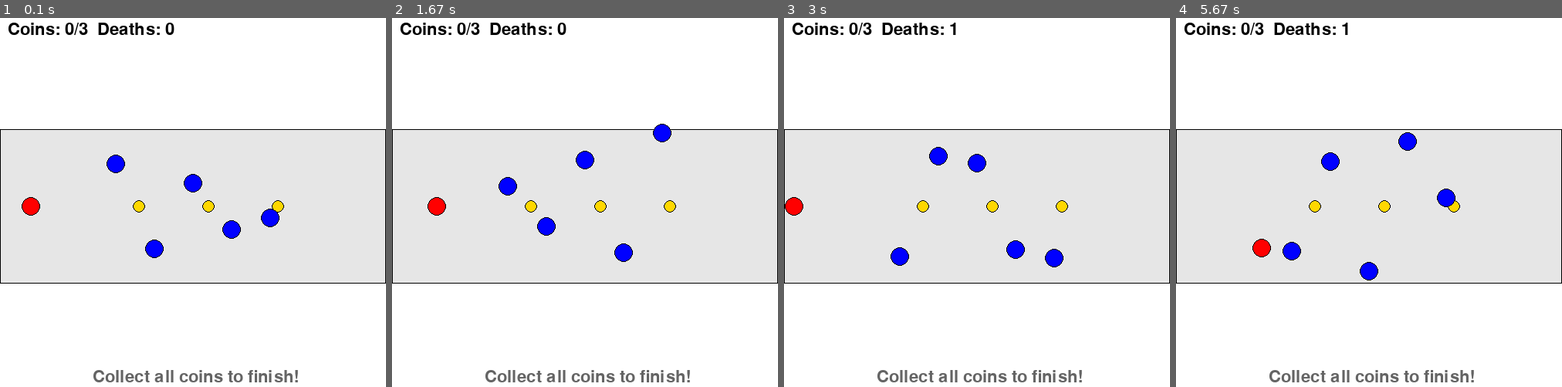
Above: before the commit, frames 1-4 (left to right).
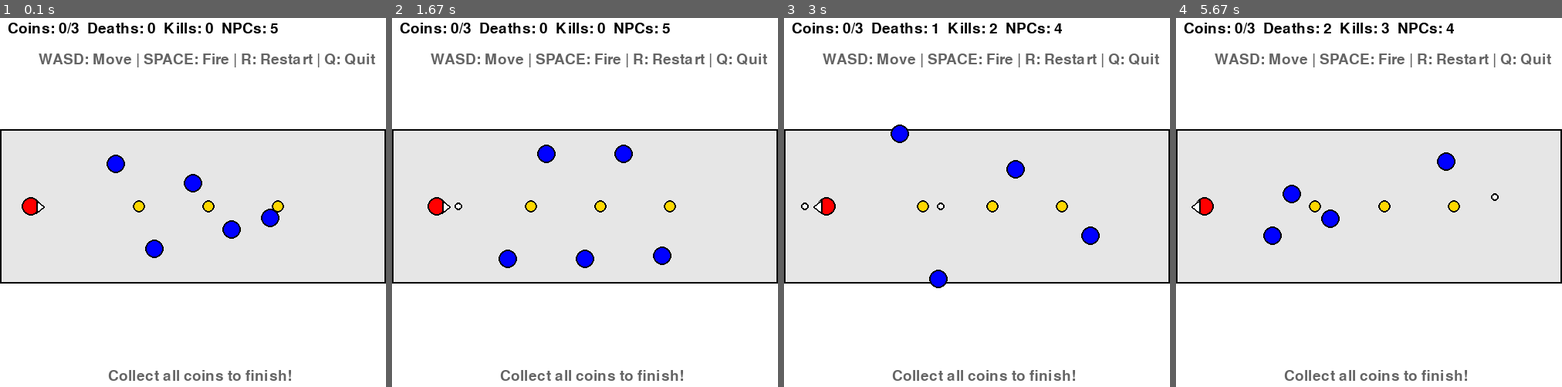
Above: after the commit, the same moments.

Repository: khawtomkung/GameV1
Game: pygame game, started from game_iter_0.py
The game is run twice, just before and just after one commit, with the same random seed, the same clock (stepped at 60 frames per second) and the same inputs.
Inputs:
- Up to frame 1 (0.1 s): no input
- Up to frame 2 (1.67 s): hold Space 0.33-0.8 s; hold Right 0.33-0.8 s; tap R at 0.83 s; tap A at 1.17 s; hold Right from 1.5 s (still down); tap Space at 1.57 s
- Up to frame 3 (3 s): tap Space at 1.87, 2.07, 2.4, 2.7, 2.9 s; release Right at 1.97 s; hold Up 2-2.3 s; hold Right 2.33-2.8 s; hold Left from 2.83 s (still down)
- Up to frame 4 (5.67 s): tap Space at 3.2, 3.47, 3.8, 4.1, 4.23, 4.63, 4.93, 5.3 s; release Left at 3.37 s; hold Down 3.4-3.7 s; hold Left 3.73-4.13 s; hold Up 4.17-4.53 s; hold Right 4.57-5.2 s; hold Down 5.23-5.6 s; hold Left from 5.63 s (still down)

The runs differ from the first frame. In frame 1, 4.2% of the frame differs, in the area x 0-100%, y 1-99%; in frame 2, 5.9%; in frame 3, 6.0%; in frame 4, 6.0%.

Commit message:
classwork Fay Focus North Team

Diff:
--- /dev/null
+++ b/bullet.py
@@ -0,0 +1,34 @@
+class Bullet:
+    def __init__(self, x, y, direction, speed=8, radius=5):
+        self.x = x
+        self.y = y
+        self.radius = radius
+        self.active = True
+
+        # กำหนดความเร็วตามทิศทาง
+        self.vx = 0
+        self.vy = 0
+        if direction == "up":
+            self.vy = -speed
+        elif direction == "down":
+            self.vy = speed
+        elif direction == "left":
+            self.vx = -speed
+        elif direction == "right":
+            self.vx = speed
+
+    def move(self):
+        self.x += self.vx
+        self.y += self.vy
+
+    def is_out_of_bounds(self, game_field):
+        return (self.x < game_field.x_min - 50 or
+                self.x > game_field.x_max + 50 or
+                self.y < game_field.y_min - 50 or
+                self.y > game_field.y_max + 50)
+
+    def check_collision(self, other_x, other_y, other_radius):
+        dx = self.x - other_x
+        dy = self.y - other_y
+        distance = (dx ** 2 + dy ** 2) ** 0.5
+        return distance < (self.radius + other_radius)
--- a/game_iter_0.py
+++ b/game_iter_0.py
@@ -1,16 +1,19 @@
 import time
+import random
 import pygame
 from coin import Coin
+from bullet import Bullet
 
 
 class PygameInputController:
     def __init__(self):
-        pass
+        self.fire_pressed_last = False
 
     def get_pressed_keys(self):
         keys = pygame.key.get_pressed()
         pressed = set()
 
+        # Movement
         if keys[pygame.K_a] or keys[pygame.K_LEFT]:
             pressed.add("a")
         if keys[pygame.K_d] or keys[pygame.K_RIGHT]:
@@ -19,10 +22,20 @@
             pressed.add("w")
         if keys[pygame.K_s] or keys[pygame.K_DOWN]:
             pressed.add("s")
+
+        # Other controls
         if keys[pygame.K_q]:
             pressed.add("q")
         if keys[pygame.K_r]:
             pressed.add("r")
+
+        # Fire (Space)
+        if keys[pygame.K_SPACE]:
+            if not self.fire_pressed_last:
+                pressed.add("fire")
+            self.fire_pressed_last = True
+        else:
+            self.fire_pressed_last = False
 
         return pressed
 
@@ -48,8 +61,19 @@
         self.speed_x = speed_x
         self.speed_y = speed_y
         self.radius = radius
+        self.direction = "right"  # up, down, left, right
 
     def move(self, left, right, up, down, game_field):
+        # update durection
+        if up:
+            self.direction = "up"
+        if down:
+            self.direction = "down"
+        if left:
+            self.direction = "left"
+        if right:
+            self.direction = "right"
+
         self.x += self.speed_x * right - self.speed_x * left
         self.y += self.speed_y * down - self.speed_y * up
         self.x, self.y, _, _ = game_field.clamp(self.x, self.y)
@@ -57,12 +81,16 @@
     def reset(self):
         self.x = self.start_x
         self.y = self.start_y
+        self.direction = "right"
 
     def check_collision(self, other_x, other_y, other_radius):
         dx = self.x - other_x
         dy = self.y - other_y
         distance = (dx ** 2 + dy ** 2) ** 0.5
         return distance < (self.radius + other_radius)
+
+    def fire(self):
+        return Bullet(self.x, self.y, self.direction)
 
 
 class NPC:
@@ -72,6 +100,7 @@
         self.speed_x = speed_x
         self.speed_y = speed_y
         self.radius = radius
+        self.active = True
 
     def move(self, game_field):
         self.x += self.speed_x
@@ -84,19 +113,51 @@
             self.speed_y = -self.speed_y
 
 
-# === Level Configuration ===
+class NPCSpawner:
+    def __init__(self, game_field, spawn_interval=120, max_npcs=10):
+        self.game_field = game_field
+        self.spawn_interval = spawn_interval  # frames between spawns
+        self.max_npcs = max_npcs
+        self.frame_counter = 0
+
+    def update(self, npcs):
+        self.frame_counter += 1
+
+        # Spawn NPC < max_npcs
+        if self.frame_counter >= self.spawn_interval and len(npcs) < self.max_npcs:
+            self.frame_counter = 0
+            new_npc = self.spawn_random_npc()
+            npcs.append(new_npc)
+
+    def spawn_random_npc(self):
+        x = random.randint(int(self.game_field.x_min + 100),
+                           int(self.game_field.x_max - 100))
+        y = random.randint(int(self.game_field.y_min + 30),
+                           int(self.game_field.y_max - 30))
+
+        # Random speed
+        if random.choice([True, False]):
+            speed_x = 0
+            speed_y = random.choice([-3, -2, 2, 3])
+        else:
+            speed_x = random.choice([-3, -2, 2, 3])
+            speed_y = 0
+
+        return NPC(x, y, speed_x, speed_y)
+
+
 class Level:
     def __init__(self, start_zone, end_zone, npcs, coins, player_start):
-        self.start_zone = start_zone  # (x, y, width, height)
-        self.end_zone = end_zone      # (x, y, width, height)
+        self.start_zone = start_zone
+        self.end_zone = end_zone
         self.npcs = npcs
         self.coins = coins
         self.player_start = player_start
 
 
 def create_level_1():
-    start_zone = (0, 150, 80, 200)      # left
-    end_zone = (420, 150, 80, 200)      # right
+    start_zone = (0, 150, 80, 200)
+    end_zone = (420, 150, 80, 200)
     player_start = (40, 250)
 
     # create 5 NPCs move up-down
@@ -117,6 +178,7 @@
 
     return Level(start_zone, end_zone, npcs, coins, player_start)
 
+
 def create_level_2():
     pass
 
@@ -134,20 +196,30 @@
         self.player = Player(px, py)
 
         # NPCs and Coins from level
-        self.npcs = level.npcs
+        self.npcs = level.npcs.copy()
         self.coins = level.coins
+
+        # Bullets
+        self.bullets = []
+
+        # NPC Spawner (spawn 1 npc : 2 sec, max 15)
+        self.spawner = NPCSpawner(
+            game_field, spawn_interval=fps * 2, max_npcs=15)
 
         # Game state
         self.points = 0
         self.deaths = 0
+        self.kills = 0
         self.level_complete = False
 
     def check_in_zone(self, x, y, zone):
-        """check if the player is in the zone"""
         zx, zy, zw, zh = zone
         return zx <= x <= zx + zw and zy <= y <= zy + zh
 
     def update_state(self, pressed_keys):
+        # NPC Spawner
+        self.spawner.update(self.npcs)
+
         # Move NPCs
         for npc in self.npcs:
             npc.move(self.game_field)
@@ -161,45 +233,80 @@
             self.game_field
         )
 
-        # Check collision with NPCs (if not in the safe zone)
-        in_start = self.check_in_zone(self.player.x, self.player.y, self.level.start_zone)
-        in_end = self.check_in_zone(self.player.x, self.player.y, self.level.end_zone)
+        # Fire Bullet
+        if "fire" in pressed_keys:
+            self.bullets.append(self.player.fire())
+
+        # Move Bullets
+        for bullet in self.bullets:
+            bullet.move()
+
+        # Bullet vs NPC Collision
+        for bullet in self.bullets:
+            if not bullet.active:
+                continue
+            for npc in self.npcs:
+                if not npc.active:
+                    continue
+                if bullet.check_collision(npc.x, npc.y, npc.radius):
+                    bullet.active = False
+                    npc.active = False
+                    self.kills += 1
+
+        # Remove inactive NPCs
+        self.npcs = [npc for npc in self.npcs if npc.active]
+
+        # Remove bullets (out of bounds or inactive)
+        self.bullets = [
+            b for b in self.bullets if b.active and not b.is_out_of_bounds(self.game_field)]
+
+        # Player vs NPC Collision
+        in_start = self.check_in_zone(
+            self.player.x, self.player.y, self.level.start_zone)
+        in_end = self.check_in_zone(
+            self.player.x, self.player.y, self.level.end_zone)
 
         if not in_start and not in_end:
             for npc in self.npcs:
                 if self.player.check_collision(npc.x, npc.y, npc.radius):
                     self.player.reset()
                     self.deaths += 1
-                    # Reset coins when die
                     for coin in self.coins:
                         coin.collected = False
                     self.points = 0
                     break
 
-        # Check collision with Coins
+        # Coin Collection
         for coin in self.coins:
             if not coin.collected and coin.check_collision(self.player.x, self.player.y, self.player.radius):
                 coin.collected = True
                 self.points += 1
 
-        # Check win condition
+        # Win Condition
         total_coins = len(self.coins)
         if in_end and self.points >= total_coins:
             self.level_complete = True
 
-        # Quit
+        # Controls
         if "q" in pressed_keys:
             self.running = False
-
-        # Restart
         if "r" in pressed_keys:
             self.restart_level()
 
     def restart_level(self):
         self.player.reset()
         self.points = 0
+        self.bullets.clear()
         for coin in self.coins:
             coin.collected = False
+        # Reset NPCs to original
+        self.npcs = [
+            NPC(150, 180, speed_x=0, speed_y=3),
+            NPC(200, 320, speed_x=0, speed_y=-3),
+            NPC(250, 200, speed_x=0, speed_y=4),
+            NPC(300, 300, speed_x=0, speed_y=-4),
+            NPC(350, 250, speed_x=0, speed_y=3),
+        ]
 
     def render_state(self):
         self.graph_engine.start_frame()
@@ -214,18 +321,25 @@
         # Render Coins
         for coin in self.coins:
             if not coin.collected:
-                self.graph_engine.render_circle(coin.x, coin.y, coin.radius, "yellow")
+                self.graph_engine.render_circle(
+                    coin.x, coin.y, coin.radius, "yellow")
+
+        # Render Bullets
+        for bullet in self.bullets:
+            self.graph_engine.render_circle(
+                bullet.x, bullet.y, bullet.radius, "white")
 
         # Render NPCs
         for npc in self.npcs:
             self.graph_engine.render_circle(npc.x, npc.y, npc.radius, "blue")
 
-        # Render Player
-        self.graph_engine.render_circle(self.player.x, self.player.y, self.player.radius, "red")
+        # Render Player (พร้อมทิศทาง)
+        self.graph_engine.render_player(self.player)
 
         # Render UI
         total_coins = len(self.coins)
-        self.graph_engine.render_ui(self.points, total_coins, self.deaths, self.level_complete)
+        self.graph_engine.render_ui(self.points, total_coins, self.deaths, self.kills,
+                                    len(self.npcs), self.level_complete)
 
         self.graph_engine.show_frame()
 
@@ -246,10 +360,10 @@
         self.screen = pygame.display.set_mode((width, height))
         pygame.display.set_caption("The World's Hardest Game - Level 1")
         self.clock = pygame.time.Clock()
-        self.font = pygame.font.Font(None, 32)
+        self.font = pygame.font.Font(None, 28)
 
     def start_frame(self):
-        self.screen.fill((255, 255, 255))  # white background
+        self.screen.fill((255, 255, 255))
         for event in pygame.event.get():
             if event.type == pygame.QUIT:
                 pygame.quit()
@@ -261,47 +375,77 @@
     def render_zone(self, zone, color):
         colors = {"green": (144, 238, 144), "red": (255, 100, 100)}
         x, y, w, h = zone
-        pygame.draw.rect(self.screen, colors.get(color, (200, 200, 200)), (x, y, w, h))
+        pygame.draw.rect(self.screen, colors.get(
+            color, (200, 200, 200)), (x, y, w, h))
 
     def render_play_area(self, game_field):
-        # player area
         rect = (game_field.x_min, game_field.y_min,
                 game_field.x_max - game_field.x_min,
                 game_field.y_max - game_field.y_min)
         pygame.draw.rect(self.screen, (230, 230, 230), rect)
-        pygame.draw.rect(self.screen, (0, 0, 0), rect, 1)
+        pygame.draw.rect(self.screen, (0, 0, 0), rect, 2)
 
     def render_circle(self, x, y, radius, color):
         colors = {
             "red": (255, 0, 0),
             "blue": (0, 0, 255),
             "yellow": (255, 215, 0),
+            "white": (255, 255, 255),
         }
-        pygame.draw.circle(self.screen, colors.get(color, (200, 200, 200)), (int(x), int(y)), radius)
-        # Draw Stroke
-        pygame.draw.circle(self.screen, (0, 0, 0), (int(x), int(y)), radius, 1)
-
-    def render_ui(self, points, total, deaths, level_complete):
-        # Show Points
-        text = self.font.render(f"Coins: {points}/{total}  Deaths: {deaths}", True, (0, 0, 0))
+        pygame.draw.circle(self.screen, colors.get(
+            color, (200, 200, 200)), (int(x), int(y)), radius)
+        pygame.draw.circle(self.screen, (0, 0, 0), (int(x), int(y)), radius, 2)
+
+    def render_player(self, player):
+        x, y, r = int(player.x), int(player.y), player.radius
+
+        # Draw Player (red circle)
+        pygame.draw.circle(self.screen, (255, 0, 0), (x, y), r)
+        pygame.draw.circle(self.screen, (0, 0, 0), (x, y), r, 2)
+
+        # triangle (white)
+        tri_size = 8
+        if player.direction == "up":
+            points = [(x, y - r - 5), (x - tri_size, y - r + 5),
+                      (x + tri_size, y - r + 5)]
+        elif player.direction == "down":
+            points = [(x, y + r + 5), (x - tri_size, y + r - 5),
+                      (x + tri_size, y + r - 5)]
+        elif player.direction == "left":
+            points = [(x - r - 5, y), (x - r + 5, y - tri_size),
+                      (x - r + 5, y + tri_size)]
+        else:  # right
+            points = [(x + r + 5, y), (x + r - 5, y - tri_size),
+                      (x + r - 5, y + tri_size)]
+
+        pygame.draw.polygon(self.screen, (255, 255, 255), points)
+        pygame.draw.polygon(self.screen, (0, 0, 0), points, 2)
+
+    def render_ui(self, points, total, deaths, kills, npc_count, level_complete):
+        # Stats
+        text = self.font.render(
+            f"Coins: {points}/{total}  Deaths: {deaths}  Kills: {kills}  NPCs: {npc_count}", True, (0, 0, 0))
         self.screen.blit(text, (10, 10))
 
-        # Show text after compleate
+        # Controls hint
+        controls = self.font.render(
+            "WASD: Move | SPACE: Fire | R: Restart | Q: Quit", True, (100, 100, 100))
+        self.screen.blit(controls, (50, 50))
+
+        # Status message
         if level_complete:
-            win_text = self.font.render("LEVEL COMPLETE! Press R to restart", True, (0, 128, 0))
-            self.screen.blit(win_text, (80, 460))
+            win_text = self.font.render(
+                "LEVEL COMPLETE! Press R to restart", True, (0, 128, 0))
+            self.screen.blit(win_text, (100, 460))
         elif points < total:
-            hint = self.font.render("Collect all coins to finish!", True, (100, 100, 100))
-            self.screen.blit(hint, (120, 460))
+            hint = self.font.render(
+                "Collect all coins to finish!", True, (100, 100, 100))
+            self.screen.blit(hint, (140, 460))
 
 
 if __name__ == "__main__":
-    # create level 1
     level = create_level_1()
-
-    # Game field
     game_field = GameField(0, 150, 500, 350)
-
     graphics = GraphicsEngine(500, 500)
     input_controller = PygameInputController()
 
Not shown, changed: .gitignore
